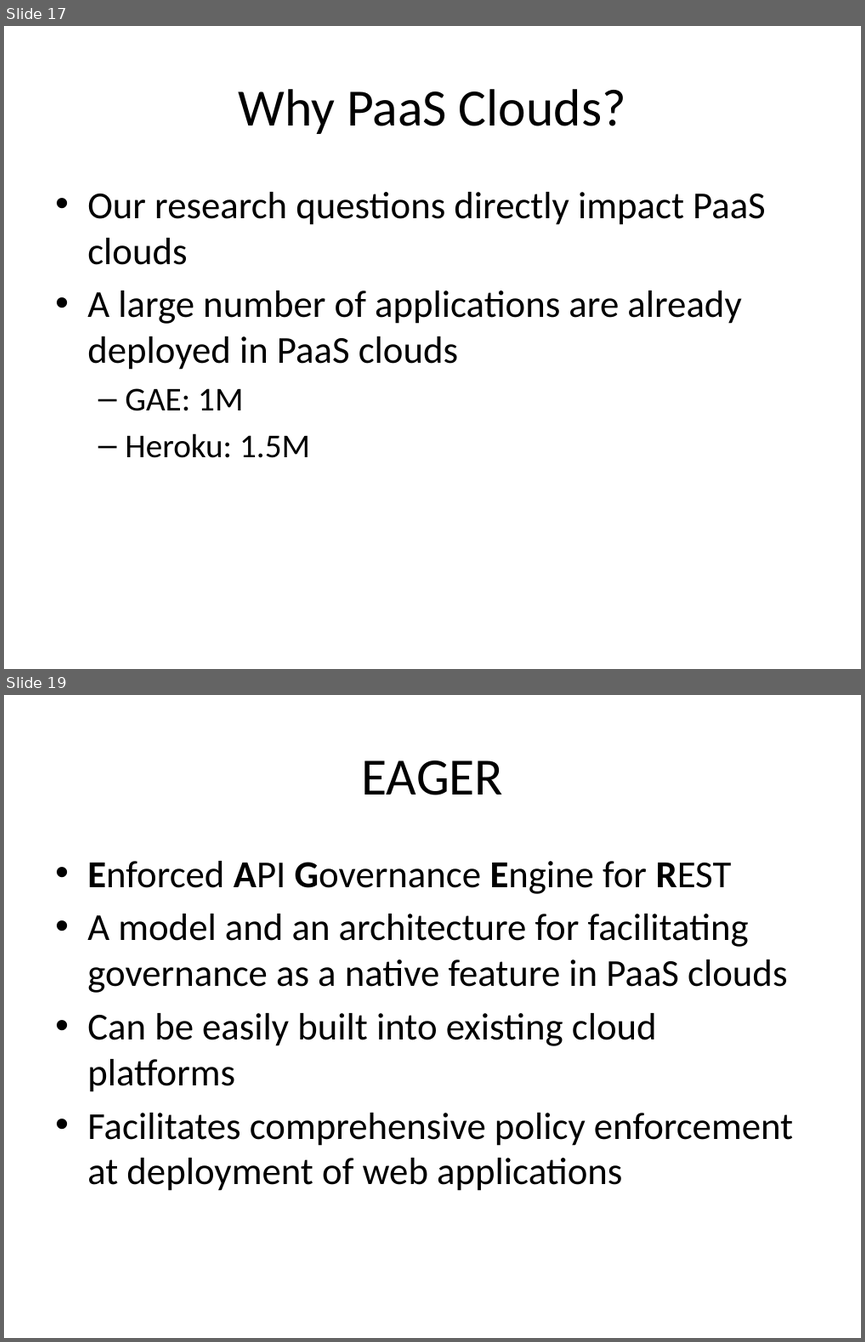
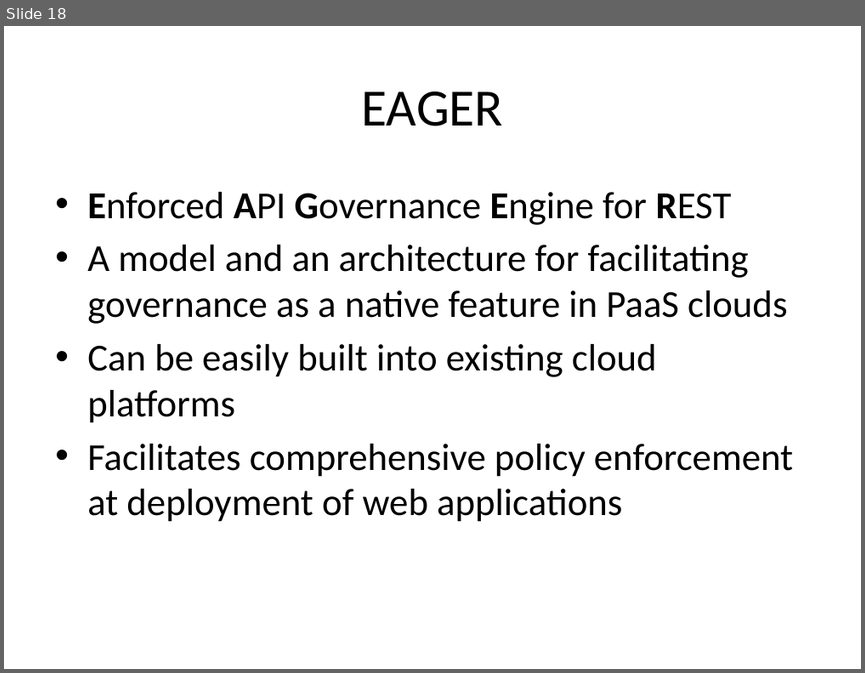
Before and after one commit to Dithn/eager-appscale, a slide deck: Eager/elk-experiment/appserver/system_design.pptx. Shown one above the other, each under a label of ours: slides 17 and 19 before the commit, slide 18 after it; the slides between them are not shown. The pictures are 865x1342 and 865x673 pixels, drawn with LibreOffice and Linux fonts; fonts in the diff are those of the drawing. Boxes give left, top, right and bottom in pixels: in the first picture for what was removed or moved away, otherwise in the second. Text is boxed around its words. In the diff, an @@ line names an element or a change of style, - is before the commit and + after.

```diff
--- a/Eager/elk-experiment/appserver/system_design.pptx
+++ b/Eager/elk-experiment/appserver/system_design.pptx
@@ slide 17 removed at (4, 26, 861, 669), background #FFFFFF @@
@@ title removed at (239, 89, 626, 134) @@
-Why PaaS Clouds?
@@ text removed at (87, 192, 766, 458) @@
-• Our research questions directly impact PaaS clouds
-• A large number of applications are already deployed in PaaS clouds
-  – GAE: 1M
-  – Heroku: 1.5M
@@ what was slide 19 is now slide 18 @@
```
Also in this commit, not shown: 8 slides changed, 2 slides added.
